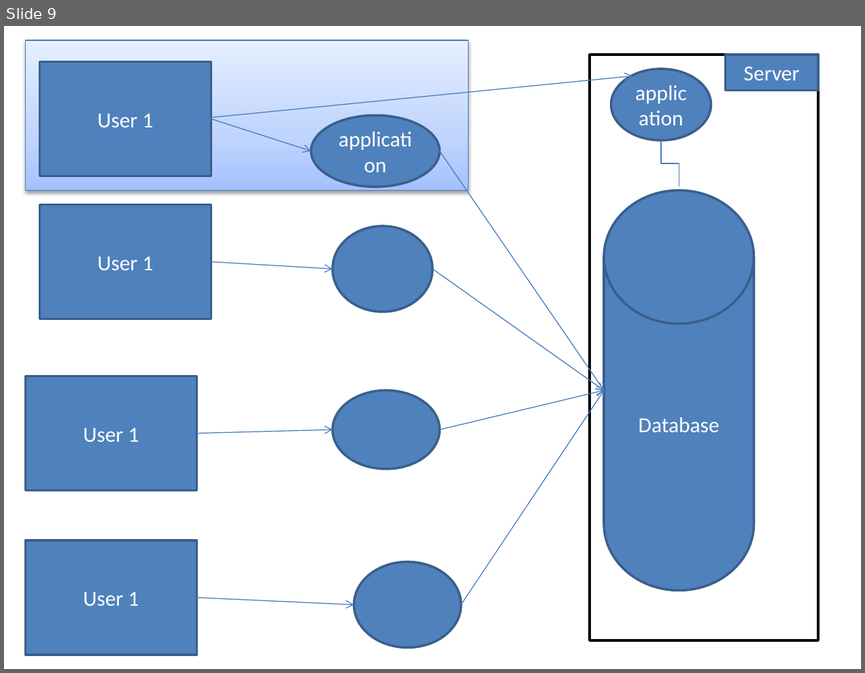
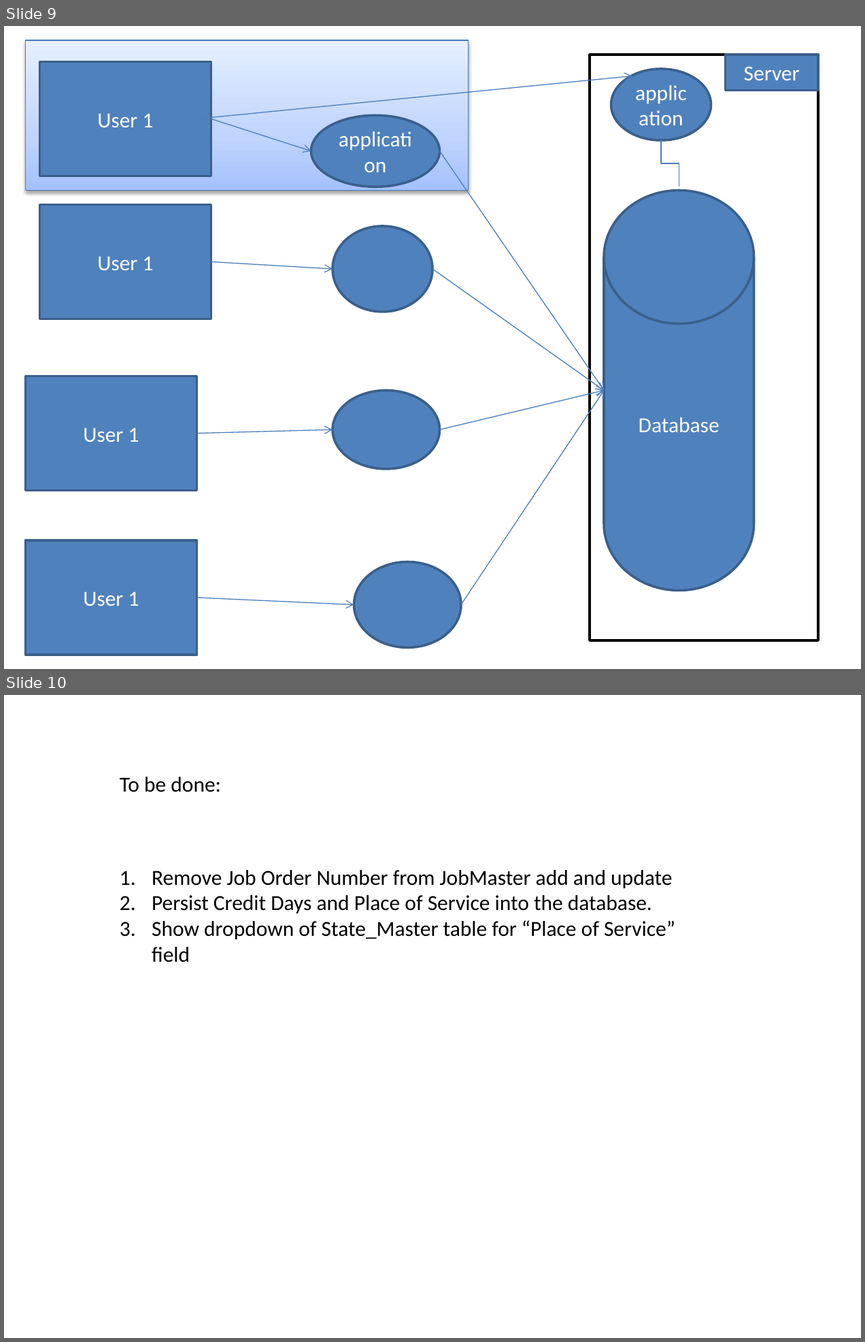
Before and after one commit to tukaighosh/CHASystem, a slide deck: resources/Krishna_Projects.pptx. Shown one above the other, each under a label of ours: slide 9 before the commit, slides 9 and 10 after it. The pictures are 865x673 and 865x1342 pixels, drawn with LibreOffice and Linux fonts; fonts in the diff are those of the drawing. Boxes give left, top, right and bottom in pixels: in the first picture for what was removed or moved away, otherwise in the second. Text is boxed around its words. In the diff, an @@ line names an element or a change of style, - is before the commit and + after.

Commit message:
1. Added StateMasterRepository and StateMasterService 2. Renamed YearRepository -> YearMasterRepository 3. Modified PPT. 4. Modified YearMasterService

```diff
--- a/resources/Krishna_Projects.pptx
+++ b/resources/Krishna_Projects.pptx
@@ slide 10 added at box(4, 695, 861, 1338), background #FFFFFF @@
@@ text added at box(120, 777, 221, 792), 18 pt, text #000000 @@
+To be done:
@@ text added at box(152, 870, 675, 962), 18 pt, text #000000 @@
+1. Remove Job Order Number from JobMaster add and update
+2. Persist Credit Days and Place of Service into the database.
+3. Show dropdown of State_Master table for “Place of Service” field
```
Also in this commit, not shown: 4 other files.
